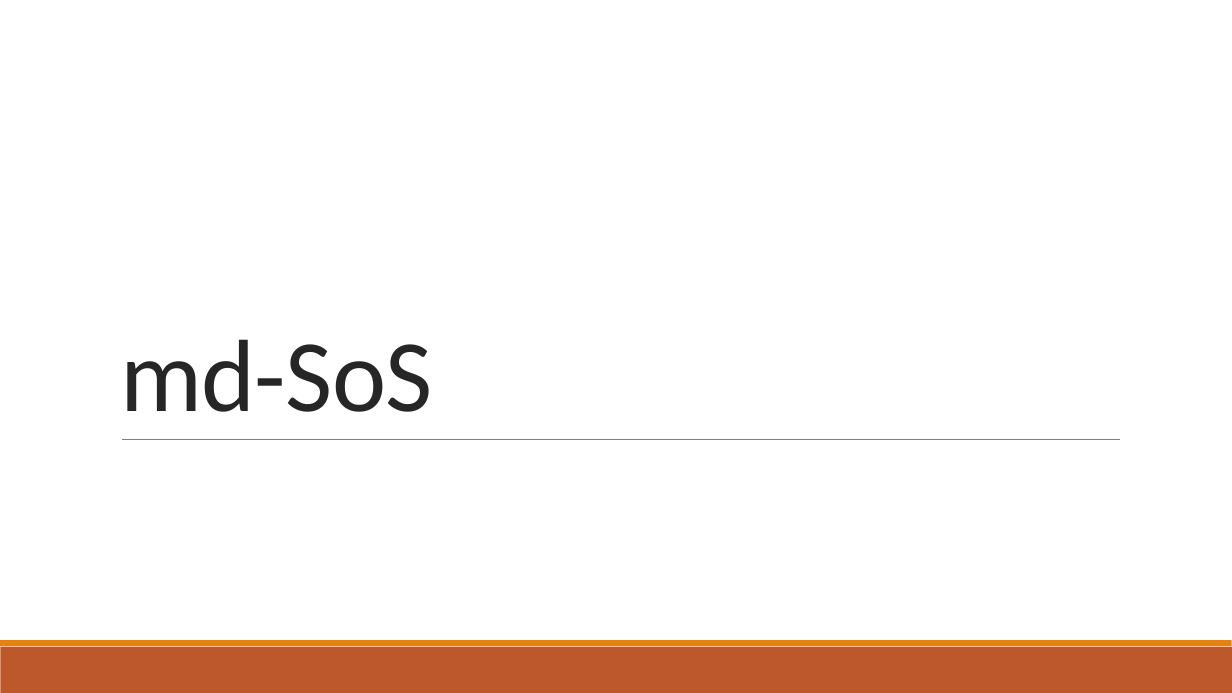
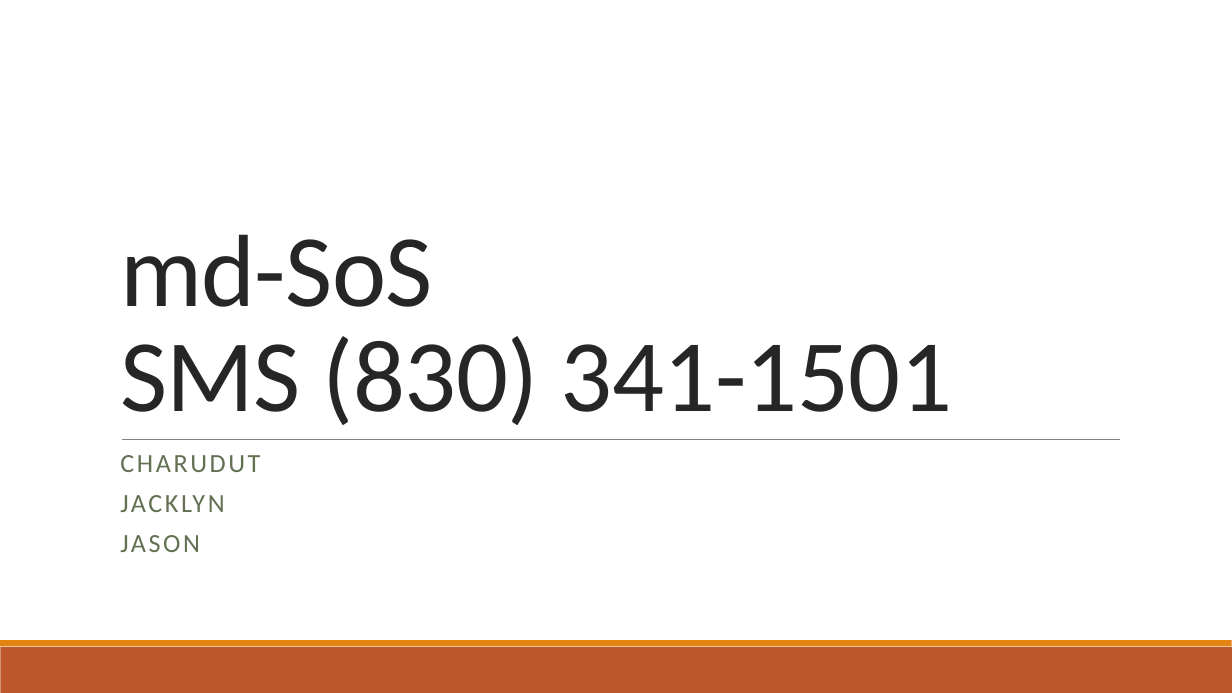
Before and after one commit to shj941013/MdSoS, a slide deck: slide 1 of mdsos.pptx. Drawn at 1232x693 pixels with LibreOffice and Linux fonts; fonts in the diff are those of the drawing. Boxes give left, top, right and bottom in pixels: in the first picture for what was removed or moved away, otherwise in the second. Text is boxed around its words. In the diff, an @@ line names an element or a change of style, - is before the commit and + after.

```diff
--- a/mdsos.pptx
+++ b/mdsos.pptx
@@ title at [120, 234, 952, 425]: text changed @@
-md-SoS
+md-SoS
+SMS (830) 341-1501
@@ subtitle added at [120, 455, 260, 552], 20.4 pt, text #637052 @@
+CHARUDUT
+JACKLYN
+JASON
```
Also in this commit, not shown: 1 slide added.
